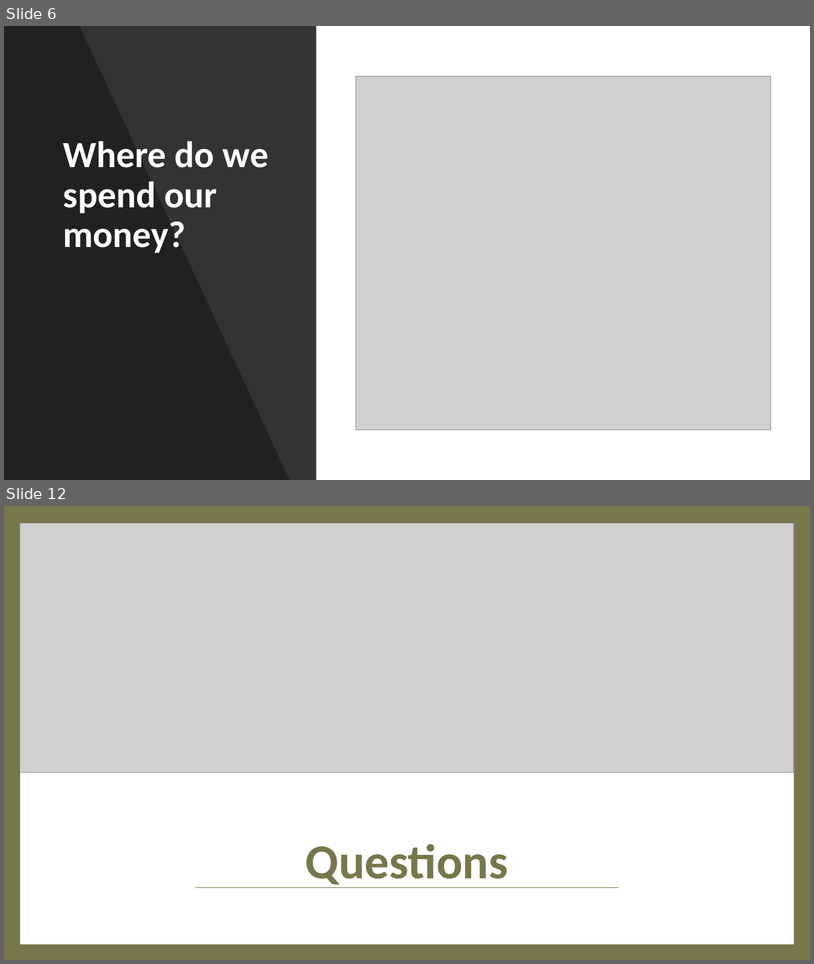
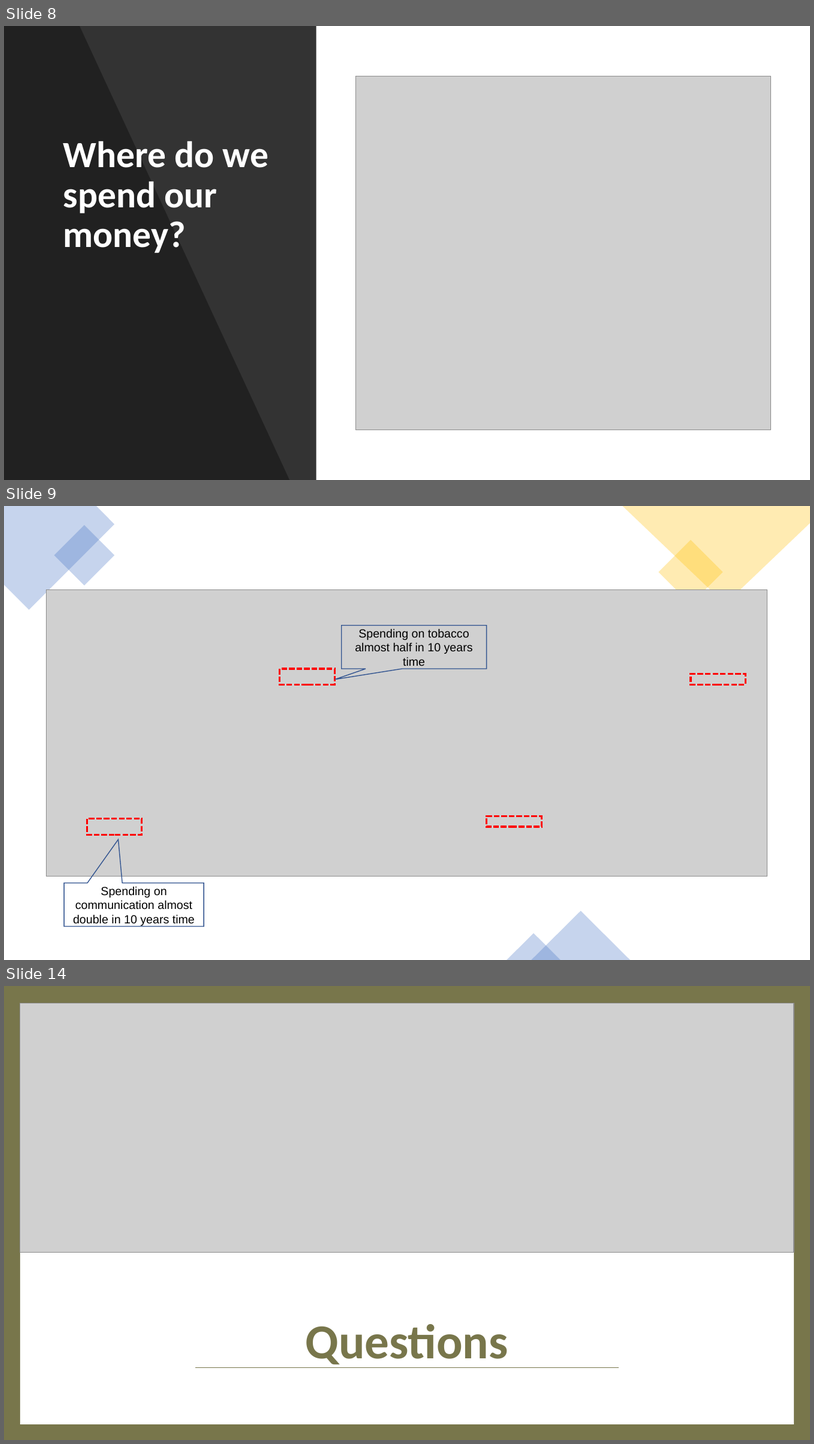
Before and after one commit to twigikit/FTBC_project_1, a slide deck: Aus Household Consumption and Expenditure Pattern.pptx. Shown one above the other, each under a label of ours: slides 6 and 12 before the commit, slides 8, 9 and 14 after it; the slides between them are not shown. The pictures are 814x964 and 814x1444 pixels, drawn with LibreOffice and Linux fonts; fonts in the diff are those of the drawing; grey boxes stand for pictures. Boxes give left, top, right and bottom in pixels: in the first picture for what was removed or moved away, otherwise in the second. Text is boxed around its words. In the diff, an @@ line names an element or a change of style, - is before the commit and + after.

```diff
--- a/Aus Household Consumption and Expenditure Pattern.pptx
+++ b/Aus Household Consumption and Expenditure Pattern.pptx
@@ slide 9 added at [4, 506, 810, 960], background #FFFFFF @@
@@ freeform shape added at [4, 506, 115, 610], fill #4472C4 at 30% opacity @@
@@ freeform shape added at [623, 506, 810, 604], fill #FFC000 at 30% opacity @@
@@ rectangle added at [54, 525, 115, 586], fill #4472C4 at 30% opacity @@
@@ rectangle added at [659, 540, 723, 604], fill #FFC000 at 30% opacity @@
@@ picture added at [47, 589, 768, 876] @@
@@ speech box added at [342, 625, 487, 669], outline #325491 1 pt, 14 pt, text #000000 @@
+Spending on tobacco almost half in 10 years time
@@ rectangle added at [280, 669, 335, 684], outline #FF0000 2.25 pt dashed @@
@@ rectangle added at [691, 673, 746, 684], outline #FF0000 2.25 pt dashed @@
@@ rectangle added at [87, 819, 142, 834], outline #FF0000 2.25 pt dashed @@
@@ rectangle added at [487, 816, 542, 826], outline #FF0000 2.25 pt dashed @@
@@ speech box added at [64, 883, 204, 927], outline #325491 1 pt, 14 pt, text #000000 @@
+Spending on communication almost double in 10 years time
@@ triangle added at [531, 911, 630, 960], fill #4472C4 at 30% opacity @@
@@ triangle added at [507, 933, 561, 960], fill #4472C4 at 30% opacity @@
@@ what was slide 6 is now slide 8 @@
@@ what was slide 12 is now slide 14 @@
```
Also in this commit, not shown: 5 slides changed, 5 other slides added, 4 slides removed, 1 other file.
